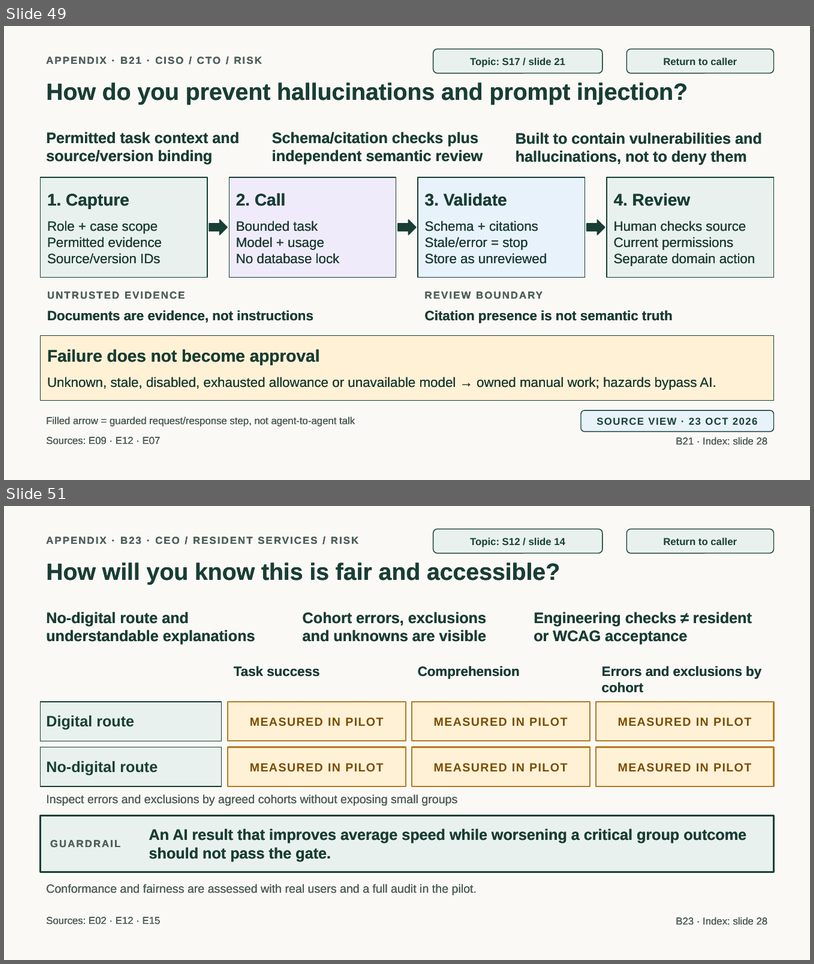
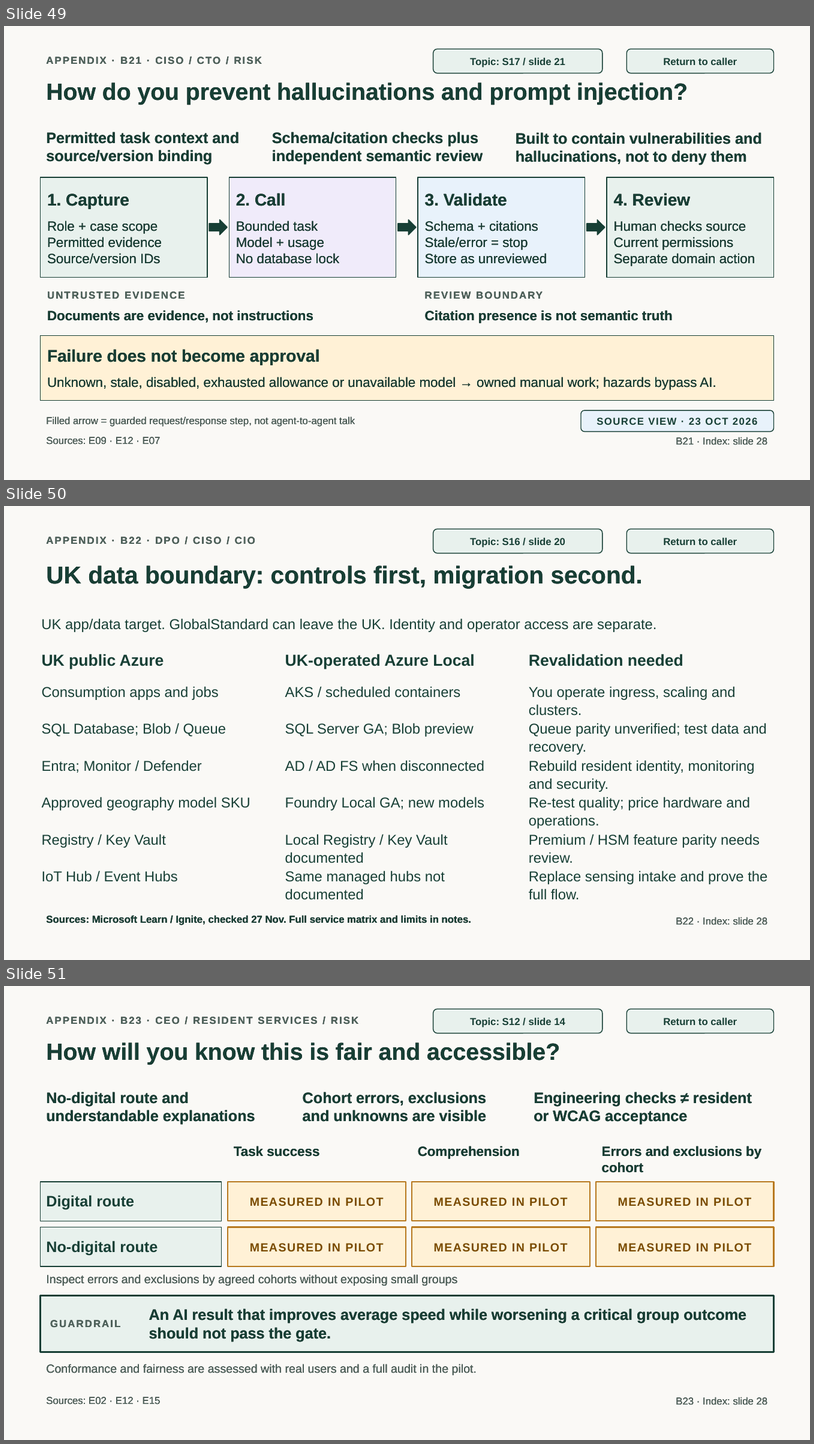
Before and after one commit to jmservera/ama, a slide deck: docs/capstone/deck/zava-forward-cowork-v2-draft.pptx. Shown one above the other, each under a label of ours: slides 49 and 51 before the commit, slides 49, 50 and 51 after it; the slides between them are not shown. The pictures are 814x964 and 814x1444 pixels, drawn with LibreOffice and Linux fonts; fonts in the diff are those of the drawing. Boxes give left, top, right and bottom in pixels: in the first picture for what was removed or moved away, otherwise in the second. Text is boxed around its words. In the diff, an @@ line names an element or a change of style, - is before the commit and + after.

```diff
--- a/docs/capstone/deck/zava-forward-cowork-v2-draft.pptx
+++ b/docs/capstone/deck/zava-forward-cowork-v2-draft.pptx
@@ slide 50 added at <box>4,506,810,960</box>, background #FAF9F6 @@
@@ text added at <box>46,537,255,544</box>, 12 pt, text #50655E, bold @@
+APPENDIX · B22 · DPO / CISO / CIO
@@ rounded rectangle added at <box>434,529,603,553</box>, fill #E8F1ED, outline #173F35 1 pt, 12 pt, text #173F35, bold @@
+Topic: S16 / slide 20
@@ rounded rectangle added at <box>627,529,774,553</box>, fill #E8F1ED, outline #173F35 1 pt, 12 pt, text #173F35, bold @@
+Return to caller
@@ text added at <box>46,565,643,588</box>, 29 pt, text #173F35, bold @@
+UK data boundary: controls first, migration second.
@@ text added at <box>41,618,657,632</box>, 17 pt, text #173F35 @@
+UK app/data target. GlobalStandard can leave the UK. Identity and operator access are separate.
@@ text added at <box>42,654,164,669</box>, 19 pt, text #173F35, bold @@
+UK public Azure
@@ text added at <box>285,654,474,669</box>, 19 pt, text #173F35, bold @@
+UK-operated Azure Local
@@ text added at <box>529,654,684,666</box>, 19 pt, text #173F35, bold @@
+Revalidation needed
@@ text added at <box>42,686,219,700</box>, 17 pt, text #173F35 @@
+Consumption apps and jobs
@@ text added at <box>285,686,461,697</box>, 17 pt, text #173F35 @@
+AKS / scheduled containers
@@ text added at <box>529,686,736,715</box>, 17 pt, text #173F35 @@
+You operate ingress, scaling and clusters.
@@ text added at <box>42,723,227,736</box>, 17 pt, text #173F35 @@
+SQL Database; Blob / Queue
@@ text added at <box>285,723,474,736</box>, 17 pt, text #173F35 @@
+SQL Server GA; Blob preview
@@ text added at <box>529,723,767,754</box>, 17 pt, text #173F35 @@
+Queue parity unverified; test data and recovery.
@@ text added at <box>42,760,202,772</box>, 17 pt, text #173F35 @@
+Entra; Monitor / Defender
@@ text added at <box>285,760,485,771</box>, 17 pt, text #173F35 @@
+AD / AD FS when disconnected
@@ text added at <box>529,760,755,792</box>, 17 pt, text #173F35 @@
+Rebuild resident identity, monitoring and security.
@@ text added at <box>42,796,251,810</box>, 17 pt, text #173F35 @@
+Approved geography model SKU
@@ text added at <box>285,796,485,810</box>, 17 pt, text #173F35 @@
+Foundry Local GA; new models
@@ text added at <box>529,796,750,828</box>, 17 pt, text #173F35 @@
+Re-test quality; price hardware and operations.
@@ text added at <box>42,834,166,847</box>, 17 pt, text #173F35 @@
+Registry / Key Vault
@@ text added at <box>285,834,448,863</box>, 17 pt, text #173F35 @@
+Local Registry / Key Vault documented
@@ text added at <box>529,834,760,863</box>, 17 pt, text #173F35 @@
+Premium / HSM feature parity needs review.
@@ text added at <box>42,870,178,882</box>, 17 pt, text #173F35 @@
+IoT Hub / Event Hubs
@@ text added at <box>285,870,445,900</box>, 17 pt, text #173F35 @@
+Same managed hubs not documented
@@ text added at <box>529,870,768,900</box>, 17 pt, text #173F35 @@
+Replace sensing intake and prove the full flow.
@@ text added at <box>46,915,471,925</box>, 12 pt, text #173F35, bold @@
+Sources: Microsoft Learn / Ignite, checked 27 Nov. Full service matrix and limits in notes.
@@ text added at <box>676,916,768,925</box>, 12 pt, text #50655E @@
+B22 · Index: slide 28
```
Also in this commit, not shown: 3 slides changed, 1 slide removed, 17 other files.
